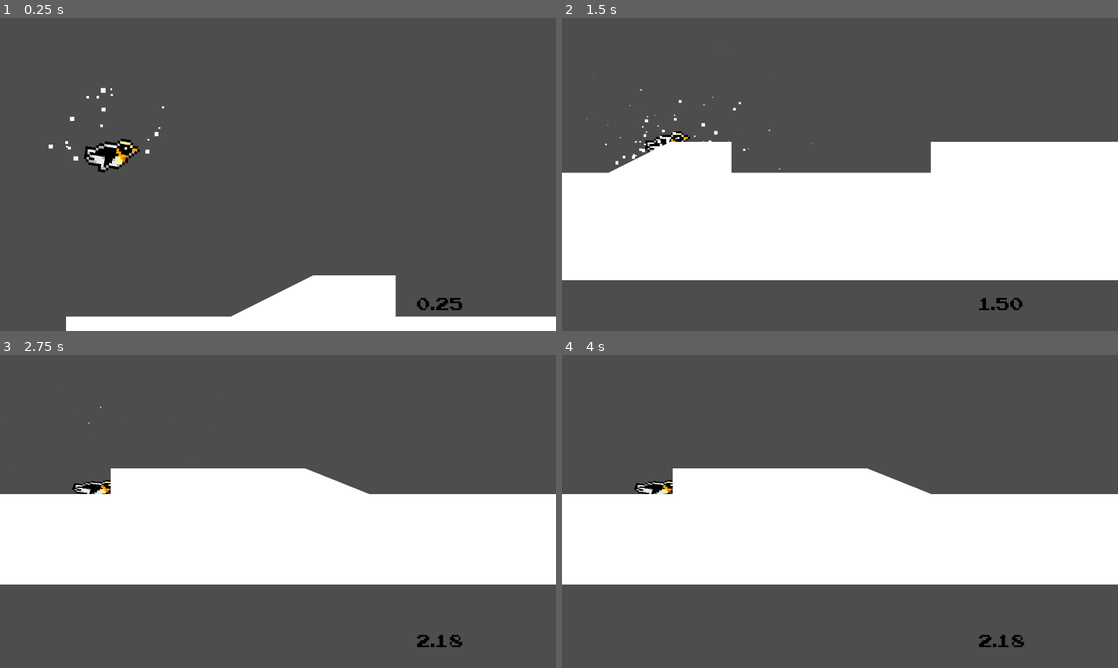
Above: before the commit, frames 1-4 (two rows, left to right).
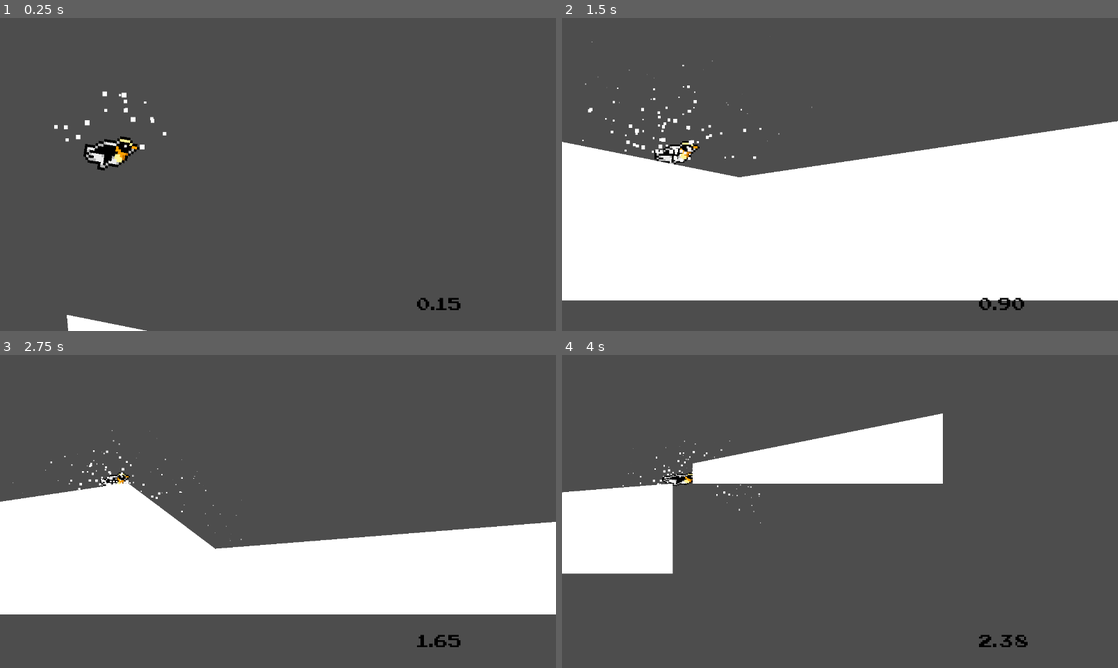
Above: after the commit, the same moments.

Repository: Izekeal/endless-runner-attempt
Game: Godot game, scene res://level.tscn
The game is run twice, just before and just after one commit, with the same random seed, the same clock (stepped at 60 frames per second) and the same inputs.
Inputs:
- Up to frame 1 (0.25 s): no input
- Up to frame 2 (1.5 s): hold K 0.53-1.28 s; hold Right (ui_right) from 0.53 s (still down); tap Up (ui_up) at 0.77 s; tap J at 0.8, 1.35 s
- Up to frame 3 (2.75 s): tap Up (ui_up) at 1.52 s; tap K at 1.55 s; release Right (ui_right) at 2.03 s; hold Left (ui_left) from 2.03 s (still down); hold K from 2.03 s (still down); tap J at 2.3 s
- Up to frame 4 (4 s): release Left (ui_left) at 2.78 s; release K at 2.78 s; hold Right (ui_right) from 2.78 s (still down); tap J at 2.85, 3.8 s; tap Up (ui_up) at 3.02, 3.77 s; tap K at 3.05 s; hold K from 3.53 s (still down)

The runs differ from the first frame. In frame 1, 7.5% of the frame differs, in the area x 8-100%, y 22-100%; in frame 2, 11%; in frame 3, 23%; in frame 4, 31%, in the area x 0-100%, y 18-94%.

Commit message:
added segments, cleaned up code, started modifying world variables

Diff:
--- a/penguin-sledding-simulator-tutorial/level.gd
+++ b/penguin-sledding-simulator-tutorial/level.gd
@@ -1,16 +1,28 @@
 extends Node2D
 
 @onready var timer_label: Label = $CanvasLayer/TimerLabel
+@onready var max_speed_label: Label = $CanvasLayer/MaxSpeedLabel
 @onready var player: Player = $Player
 @onready var world_speed = 0
+@onready var score = 0
+@onready var display_score = 0
 
+# Load all the level segments
+# To Do: convert this to a instanced loop with the iterator being
+# capital letters
 var segments = [
 	preload("res://segments/A.tscn"),
 	preload("res://segments/B.tscn"),
 	preload("res://segments/C.tscn"),
 	preload("res://segments/D.tscn"),
-	preload("res://segments/E.tscn")
+	preload("res://segments/E.tscn"),
+	preload("res://segments/F.tscn"),
+	preload("res://segments/G.tscn"),
+	preload("res://segments/H.tscn")
 ]
+
+# Time can be used to track when to increase max speed and other "hidden"
+# changes to the game.
 var time: = 0.0
 var is_timer_running = true
 
@@ -23,11 +35,19 @@
 
 
 # Called every frame. 'delta' is the elapsed time since the previous frame.
-# Eventually will want to clean these all up into separate function calls
+# TO-DO: clean these all up into separate function calls
 func _process(delta: float) -> void:
 	if is_timer_running:
 		time += delta
-		timer_label.text = "%.2f" % time
+		score += .01
+		timer_label.text = "%.2f" % score
+		#max_speed_label.text = "%.2f" % world_speed
+
+		# The max game speed is incremented using a timer
+		if time > 8:
+			player.max_speed += 15
+			time = 0
+
 		for area in $Areas.get_children():
 			area.position.x -= world_speed * delta
 			# could move the snow particles here
@@ -47,6 +67,25 @@
 func update_velocity() -> void:
 	world_speed = player.velocity.x
 
+	# NOTES
+	# 350 is a good world speed to begin with
+	# 500 is when the game started to feel fast, also the player can now
+	# collide with shallower slopes because 500+ speed means the calculations
+	# for the raycasting collision now trigger a collision.
+	# 500 is also when I would say the game becomes "difficult"
+	# Also, the height of the jump starts to feel too "low" at speeds in
+	# excess of 500
+
+	# Perhaps a +50 max speed increase is a good increment to use
+	# As speed increases I can "lower" the min_zoom setting for the camera
+	# to accommodate the player a little. Just a smidge each time though so
+	# only astute players would pick up on it. And the speed increases
+	# indefinitely at the same (random-ish) interval.
+
+	# TO-DO: Could clean up that bug with some more code
+	# TO-DO: Find the upper limit of speed, when the game completely breaks down
+	# Tested: 700,
+
 func spawn_instance(x, y):
 	var inst = segments[randi() % len(segments)].instantiate()
 	# TO-DO: Figure out how to offset new instances properly.
--- a/penguin-sledding-simulator-tutorial/level.tscn
+++ b/penguin-sledding-simulator-tutorial/level.tscn
@@ -1,10 +1,14 @@
-[gd_scene load_steps=5 format=3 uid="uid://rievl6aqwknr"]
+[gd_scene load_steps=6 format=3 uid="uid://rievl6aqwknr"]
 
 [ext_resource type="Script" uid="uid://4qydll2aer3k" path="res://level.gd" id="1_0b4ue"]
 [ext_resource type="PackedScene" uid="uid://hihnycbdqnb5" path="res://player.tscn" id="1_u52ul"]
 [ext_resource type="FontFile" uid="uid://bu84rh60p2qpx" path="res://fonts/nes_cyrillic.ttf" id="5_f2txt"]
 
 [sub_resource type="LabelSettings" id="LabelSettings_1ainy"]
+font = ExtResource("5_f2txt")
+font_color = Color(0, 0, 0, 1)
+
+[sub_resource type="LabelSettings" id="LabelSettings_oi3di"]
 font = ExtResource("5_f2txt")
 font_color = Color(0, 0, 0, 1)
 
@@ -26,7 +30,14 @@
 offset_top = -23.0
 grow_horizontal = 0
 grow_vertical = 0
-text = "0.6"
 label_settings = SubResource("LabelSettings_1ainy")
 
+[node name="MaxSpeedLabel" type="Label" parent="CanvasLayer"]
+offset_left = 176.0
+offset_top = 160.0
+offset_right = 227.0
+offset_bottom = 183.0
+label_settings = SubResource("LabelSettings_oi3di")
+horizontal_alignment = 2
+
 [node name="Areas" type="Node2D" parent="."]
--- a/penguin-sledding-simulator-tutorial/player.gd
+++ b/penguin-sledding-simulator-tutorial/player.gd
@@ -1,6 +1,6 @@
 class_name Player extends CharacterBody2D
 
-@export var acceleration: = 150
+@export var acceleration: = 120  # 120
 @export var max_speed: = 350
 @export var velocity_backup = 0
 @export var friction: = 200
@@ -12,7 +12,7 @@
 @export var landing_acceleration: = 2250.0
 @export var air_jump_speed_reduction: = 1500
 @export var coyote_time_amount = 0.1
-@export var min_zoom_amount: = 0.8
+@export var min_zoom_amount: = 0.7
 @export var max_zoom_amount: = 1.5
 
 
@@ -40,9 +40,24 @@
 func _physics_process(delta: float) -> void:
 	coyote_time += delta
 
+	# DEBUG Only, eventually to be removed
+
+	#if Input.is_action_pressed("ui_right"):
+		#max_speed += 1
+		#
+	#if Input.is_action_pressed("ui_left"):
+		#max_speed -= 1
+		#
+	#if Input.is_key_pressed(KEY_K):
+		#acceleration += 1
+	#
+	#if Input.is_key_pressed(KEY_J):
+		#acceleration -= 1
+
 	check_for_finish_line()
 	signal_velocity()
 	check_for_collision()
+	check_death_plane()
 
 	if is_on_floor() or coyote_time <= coyote_time_amount:
 		gpu_particles_2d.emitting = true
@@ -111,6 +126,12 @@
 	var zoom_target: = Vector2(zoom_target_amount, zoom_target_amount)
 	camera_2d.zoom = camera_2d.zoom.lerp(zoom_target, 0.02)
 
+
+func check_death_plane() -> void:
+	if global_position.y > 1000:
+		level_finished.emit()
+		gpu_particles_2d.set_deferred("emitting", false)
+
 func check_for_finish_line() -> void:
 	if global_position.x > finish_x and finish_x != -1:
 		level_finished.emit()
--- a/penguin-sledding-simulator-tutorial/player.tscn
+++ b/penguin-sledding-simulator-tutorial/player.tscn
@@ -67,5 +67,6 @@
 [node name="GPUParticles2D" type="GPUParticles2D" parent="."]
 process_mode = 3
 position = Vector2(-2, 0)
+emitting = false
 amount = 180
 process_material = SubResource("ParticleProcessMaterial_2hs0m")
--- a/penguin-sledding-simulator-tutorial/project.godot
+++ b/penguin-sledding-simulator-tutorial/project.godot
@@ -26,3 +26,4 @@
 [rendering]
 
 textures/canvas_textures/default_texture_filter=0
+textures/vram_compression/import_etc2_astc=true
--- a/penguin-sledding-simulator-tutorial/segments/A.tscn
+++ b/penguin-sledding-simulator-tutorial/segments/A.tscn
@@ -5,5 +5,23 @@
 [node name="StaticBody2D2" type="StaticBody2D"]
 
 [node name="CollisionPolygon2D" type="CollisionPolygon2D" parent="."]
-polygon = PackedVector2Array(0, 128, 64, 128, 96, 112, 128, 112, 128, 128, 232, 128, 232, 112, 352, 112, 392, 128, 512, 128, 568, 112, 735.814, 112, 736, 184, 0, 184)
+polygon = PackedVector2Array(0, 128, 64, 128, 96, 112, 128, 112, 128, 128, 232, 128, 232, 112, 352, 112, 392, 128, 512, 128, 568, 112, 696, 112, 696, 184, 0, 184)
 script = ExtResource("1_a5mj1")
+
+[node name="VisibleCollisionPolygon2D" type="CollisionPolygon2D" parent="."]
+position = Vector2(0, -8)
+polygon = PackedVector2Array(136, 56, 152, 40, 184, 40, 200, 56, 184, 72, 152, 72)
+script = ExtResource("1_a5mj1")
+metadata/_custom_type_script = "uid://fd2vy2y5l41q"
+
+[node name="VisibleCollisionPolygon2D3" type="CollisionPolygon2D" parent="."]
+position = Vector2(224, -16)
+polygon = PackedVector2Array(136, 56, 152, 40, 184, 40, 200, 56, 184, 72, 152, 72)
+script = ExtResource("1_a5mj1")
+metadata/_custom_type_script = "uid://fd2vy2y5l41q"
+
+[node name="VisibleCollisionPolygon2D4" type="CollisionPolygon2D" parent="."]
+position = Vector2(424, -32)
+polygon = PackedVector2Array(136, 56, 152, 40, 184, 40, 200, 56, 184, 72, 152, 72)
+script = ExtResource("1_a5mj1")
+metadata/_custom_type_script = "uid://fd2vy2y5l41q"
--- a/penguin-sledding-simulator-tutorial/segments/B.tscn
+++ b/penguin-sledding-simulator-tutorial/segments/B.tscn
@@ -5,20 +5,20 @@
 [node name="StaticBody2D" type="StaticBody2D"]
 
 [node name="VisibleCollisionPolygon2D" type="CollisionPolygon2D" parent="."]
-position = Vector2(-955.2, 46.6613)
+position = Vector2(-959.04, 30.6613)
 polygon = PackedVector2Array(1160, 96, 1192, 112, 1523.2, 112, 1523.2, 208, 960, 208, 960, 96)
 script = ExtResource("1_o6xjn")
 metadata/_custom_type_script = "uid://fd2vy2y5l41q"
 
 [node name="VisibleCollisionPolygon2D2" type="CollisionPolygon2D" parent="."]
-position = Vector2(-715.2, 38.6613)
+position = Vector2(-719.04, 22.6613)
 scale = Vector2(0.797991, 0.320201)
 polygon = PackedVector2Array(1487.74, 114.638, 1487.74, 214.575, 1196.64, 208, 1151.71, 184.582, 953.018, 187.345, 953.018, 97.7455)
 script = ExtResource("1_o6xjn")
 metadata/_custom_type_script = "uid://fd2vy2y5l41q"
 
 [node name="VisibleCollisionPolygon2D3" type="CollisionPolygon2D" parent="."]
-position = Vector2(-536.639, -49.3387)
+position = Vector2(-540.479, -65.3387)
 scale = Vector2(0.669002, 0.320201)
 polygon = PackedVector2Array(1519.64, 89.6534, 1519.64, 208, 1196.64, 208, 1151.71, 184.582, 953.018, 187.345, 953.018, 97.7455)
 script = ExtResource("1_o6xjn")
--- a/penguin-sledding-simulator-tutorial/segments/C.tscn
+++ b/penguin-sledding-simulator-tutorial/segments/C.tscn
@@ -5,7 +5,7 @@
 [node name="StaticBody2D3" type="StaticBody2D"]
 
 [node name="VisibleCollisionPolygon2D2" type="CollisionPolygon2D" parent="."]
-position = Vector2(-960, 0)
-polygon = PackedVector2Array(1080, 160, 1296, 128, 1360, 176, 1696.71, 140.926, 1698.72, 224, 968, 224, 960, 136)
+position = Vector2(-960, -8)
+polygon = PackedVector2Array(1080, 160, 1296, 128, 1360, 176, 1664, 152, 1664, 224, 968, 224, 960, 136)
 script = ExtResource("1_8og22")
 metadata/_custom_type_script = "uid://fd2vy2y5l41q"
--- a/penguin-sledding-simulator-tutorial/segments/D.tscn
+++ b/penguin-sledding-simulator-tutorial/segments/D.tscn
@@ -5,6 +5,7 @@
 [node name="StaticBody2D" type="StaticBody2D"]
 
 [node name="VisibleCollisionPolygon2D" type="CollisionPolygon2D" parent="."]
-polygon = PackedVector2Array(0, 88, 80, 88, 168, 72, 280, 64, 312, 136, 392, 128, 592, 56, 720, 24, 728, 192, 0, 192)
+position = Vector2(0, 40)
+polygon = PackedVector2Array(0, 88, 80, 88, 168, 72, 280, 64, 312, 136, 392, 128, 592, 56, 704, 24, 704, 192, 0, 192)
 script = ExtResource("1_ccgv5")
 metadata/_custom_type_script = "uid://fd2vy2y5l41q"
--- a/penguin-sledding-simulator-tutorial/segments/E.tscn
+++ b/penguin-sledding-simulator-tutorial/segments/E.tscn
@@ -5,6 +5,7 @@
 [node name="StaticBody2D2" type="StaticBody2D"]
 
 [node name="VisibleCollisionPolygon2D2" type="CollisionPolygon2D" parent="."]
+position = Vector2(0, 40)
 polygon = PackedVector2Array(0, 88, 88, 136, 144, 152, 192, 176, 344, 160, 432, 128, 432, 192, 0, 192)
 script = ExtResource("1_w1xii")
 metadata/_custom_type_script = "uid://fd2vy2y5l41q"
--- /dev/null
+++ b/penguin-sledding-simulator-tutorial/segments/F.tscn
@@ -0,0 +1,43 @@
+[gd_scene load_steps=2 format=3 uid="uid://bsnrrchrsmwit"]
+
+[ext_resource type="Script" uid="uid://fd2vy2y5l41q" path="res://visible_collision_polygon_2d.gd" id="1_i4onk"]
+
+[node name="StaticBody2D" type="StaticBody2D"]
+
+[node name="VisibleCollisionPolygon2D" type="CollisionPolygon2D" parent="."]
+polygon = PackedVector2Array(0, 128, 112, 112, 176, 136, 176, 192, 0, 192)
+script = ExtResource("1_i4onk")
+metadata/_custom_type_script = "uid://fd2vy2y5l41q"
+
+[node name="VisibleCollisionPolygon2D2" type="CollisionPolygon2D" parent="."]
+polygon = PackedVector2Array(248, 168, 312, 152, 312, 184, 248, 184)
+script = ExtResource("1_i4onk")
+metadata/_custom_type_script = "uid://fd2vy2y5l41q"
+
+[node name="VisibleCollisionPolygon2D3" type="CollisionPolygon2D" parent="."]
+polygon = PackedVector2Array(400, 48, 520, 96, 400, 72)
+script = ExtResource("1_i4onk")
+metadata/_custom_type_script = "uid://fd2vy2y5l41q"
+
+[node name="VisibleCollisionPolygon2D4" type="CollisionPolygon2D" parent="."]
+polygon = PackedVector2Array(544, 144, 576, 144, 576, 152, 544, 152)
+script = ExtResource("1_i4onk")
+metadata/_custom_type_script = "uid://fd2vy2y5l41q"
+
+[node name="VisibleCollisionPolygon2D5" type="CollisionPolygon2D" parent="."]
+position = Vector2(72, -32)
+polygon = PackedVector2Array(544, 144, 576, 144, 576, 152, 544, 152)
+script = ExtResource("1_i4onk")
+metadata/_custom_type_script = "uid://fd2vy2y5l41q"
+
+[node name="VisibleCollisionPolygon2D6" type="CollisionPolygon2D" parent="."]
+position = Vector2(104, 0)
+polygon = PackedVector2Array(544, 144, 576, 144, 576, 152, 544, 152)
+script = ExtResource("1_i4onk")
+metadata/_custom_type_script = "uid://fd2vy2y5l41q"
+
+[node name="VisibleCollisionPolygon2D7" type="CollisionPolygon2D" parent="."]
+position = Vector2(40, 24)
+polygon = PackedVector2Array(544, 144, 576, 144, 576, 152, 544, 152)
+script = ExtResource("1_i4onk")
+metadata/_custom_type_script = "uid://fd2vy2y5l41q"
--- /dev/null
+++ b/penguin-sledding-simulator-tutorial/segments/G.tscn
@@ -0,0 +1,32 @@
+[gd_scene load_steps=2 format=3 uid="uid://bn5xvb33aaujl"]
+
+[ext_resource type="Script" uid="uid://fd2vy2y5l41q" path="res://visible_collision_polygon_2d.gd" id="1_40aji"]
+
+[node name="StaticBody2D" type="StaticBody2D"]
+
+[node name="VisibleCollisionPolygon2D" type="CollisionPolygon2D" parent="."]
+polygon = PackedVector2Array(0, 128, 200, 88, 200, 144, 0, 144)
+script = ExtResource("1_40aji")
+metadata/_custom_type_script = "uid://fd2vy2y5l41q"
+
+[node name="VisibleCollisionPolygon2D2" type="CollisionPolygon2D" parent="."]
+polygon = PackedVector2Array(344, 48, 368, 40, 432, 8, 424, 24, 440, 32, 480, 32, 536, 8, 536, 64, 456, 48, 408, 48, 384, 64)
+script = ExtResource("1_40aji")
+metadata/_custom_type_script = "uid://fd2vy2y5l41q"
+
+[node name="VisibleCollisionPolygon2D3" type="CollisionPolygon2D" parent="."]
+polygon = PackedVector2Array(384, 160, 496, 160, 592, 144, 608, 152, 584, 168, 560, 160, 536, 168, 528, 192, 480, 192, 456, 176, 424, 176, 392, 200, 360, 176)
+script = ExtResource("1_40aji")
+metadata/_custom_type_script = "uid://fd2vy2y5l41q"
+
+[node name="VisibleCollisionPolygon2D5" type="CollisionPolygon2D" parent="."]
+position = Vector2(-24, -8)
+polygon = PackedVector2Array(648, 48, 648, 104, 664, 104, 664, 48)
+script = ExtResource("1_40aji")
+metadata/_custom_type_script = "uid://fd2vy2y5l41q"
+
+[node name="VisibleCollisionPolygon2D6" type="CollisionPolygon2D" parent="."]
+position = Vector2(16, 0)
+polygon = PackedVector2Array(648, 48, 648, 104, 664, 104, 664, 48)
+script = ExtResource("1_40aji")
+metadata/_custom_type_script = "uid://fd2vy2y5l41q"
--- /dev/null
+++ b/penguin-sledding-simulator-tutorial/segments/H.tscn
@@ -0,0 +1,31 @@
+[gd_scene load_steps=2 format=3 uid="uid://c38f4wf7b6l8p"]
+
+[ext_resource type="Script" uid="uid://fd2vy2y5l41q" path="res://visible_collision_polygon_2d.gd" id="1_ikpr0"]
+
+[node name="StaticBody2D" type="StaticBody2D"]
+
+[node name="VisibleCollisionPolygon2D" type="CollisionPolygon2D" parent="."]
+polygon = PackedVector2Array(192, 128, 208, 128, 232, 144, 264, 144, 304, 128, 328, 152, 328, 184, 192, 184)
+script = ExtResource("1_ikpr0")
+metadata/_custom_type_script = "uid://fd2vy2y5l41q"
+
+[node name="VisibleCollisionPolygon2D2" type="CollisionPolygon2D" parent="."]
+position = Vector2(240, 7.62939e-06)
+scale = Vector2(0.555147, 0.256776)
+polygon = PackedVector2Array(192, 128, 208, 128, 232, 144, 264, 144, 288, 128, 304, 128, 328, 152, 328, 184, 259.391, 218.089)
+script = ExtResource("1_ikpr0")
+metadata/_custom_type_script = "uid://fd2vy2y5l41q"
+
+[node name="VisibleCollisionPolygon2D3" type="CollisionPolygon2D" parent="."]
+position = Vector2(424, 144)
+scale = Vector2(0.555147, 0.256776)
+polygon = PackedVector2Array(144.106, 93.4667, 232, 144, 230.57, -62.3111, 317.033, 0, 328, 152, 328, 184, 273.801, 218.089)
+script = ExtResource("1_ikpr0")
+metadata/_custom_type_script = "uid://fd2vy2y5l41q"
+
+[node name="VisibleCollisionPolygon2D4" type="CollisionPolygon2D" parent="."]
+position = Vector2(-32, -7.99997)
+scale = Vector2(0.555147, 0.256776)
+polygon = PackedVector2Array(192, 128, 475.55, 155.778, 328, 184, 259.391, 249.244, 192, 184)
+script = ExtResource("1_ikpr0")
+metadata/_custom_type_script = "uid://fd2vy2y5l41q"
Not shown, added: penguin-sledding-simulator-tutorial/export_presets.cfg
